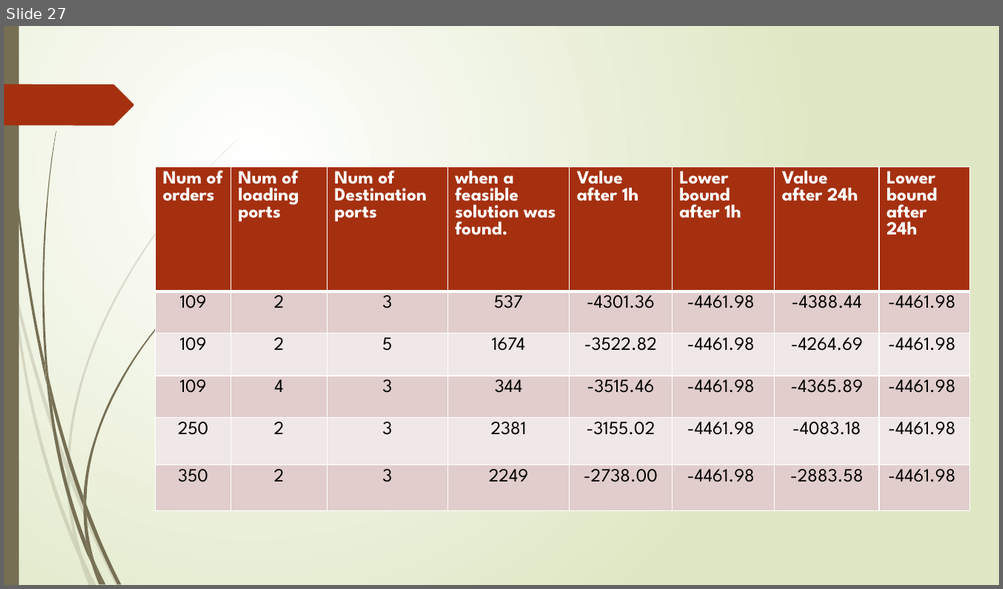
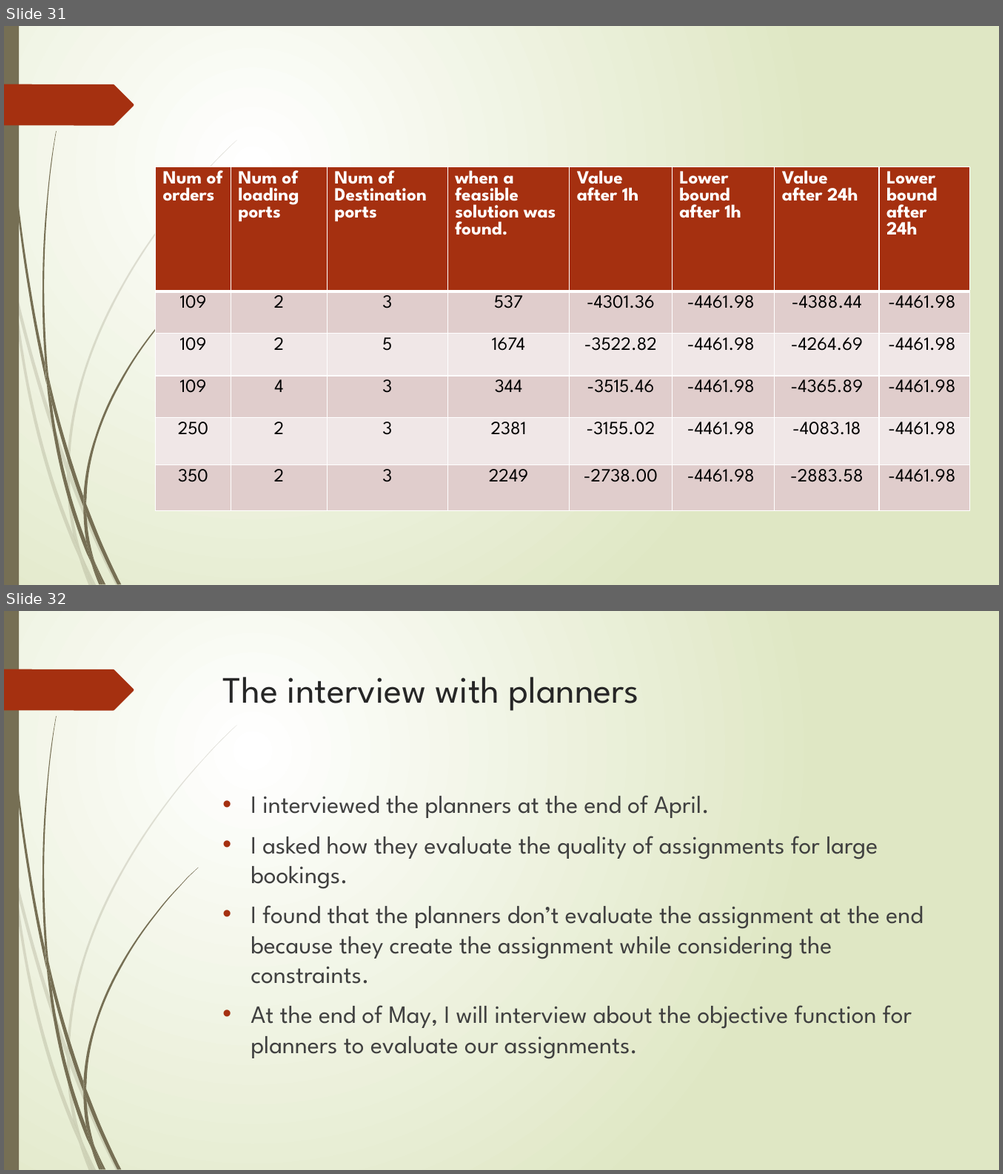
Before and after one commit to r-kurosu/kline_new, a slide deck: 5月 中間報告pptx.pptx. Shown one above the other, each under a label of ours: slide 27 before the commit, slides 31 and 32 after it. The pictures are 1003x589 and 1003x1174 pixels, drawn with LibreOffice and Linux fonts; fonts in the diff are those of the drawing. Boxes give left, top, right and bottom in pixels: in the first picture for what was removed or moved away, otherwise in the second. Text is boxed around its words. In the diff, an @@ line names an element or a change of style, - is before the commit and + after.

```diff
--- a/5月 中間報告pptx.pptx
+++ b/5月 中間報告pptx.pptx
@@ slide 32 added at [4,611,999,1170], background gradient #FFFFFF to #DFE8C4; not listed: 24 template elements that a slide beside it also shows @@
@@ title added at [223,677,639,711], 36 pt, text #262626 @@
+The interview with planners
@@ text added at [250,795,922,1059], 24 pt, text #404040 @@
+• I interviewed the planners at the end of April.
+• I asked how they evaluate the quality of assignments for large bookings.
+• I found that the planners don’t evaluate the assignment at the end because they create the assignment while considering the constraints.
+• At the end of May, I will interview about the objective function for planners to evaluate our assignments.
@@ what was slide 27 is now slide 31 @@
```
Also in this commit, not shown: 7 slides changed, 4 other slides added.
